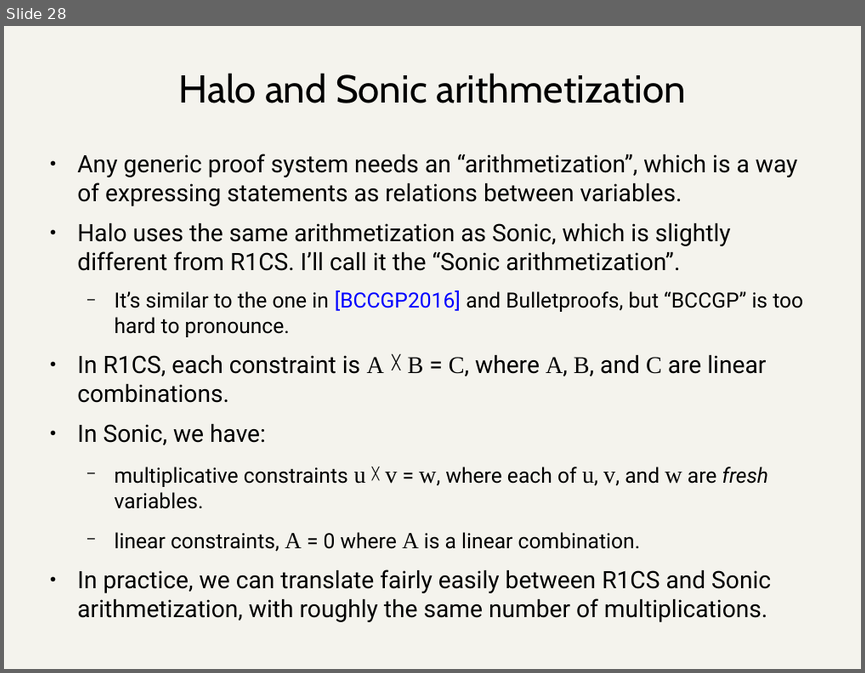
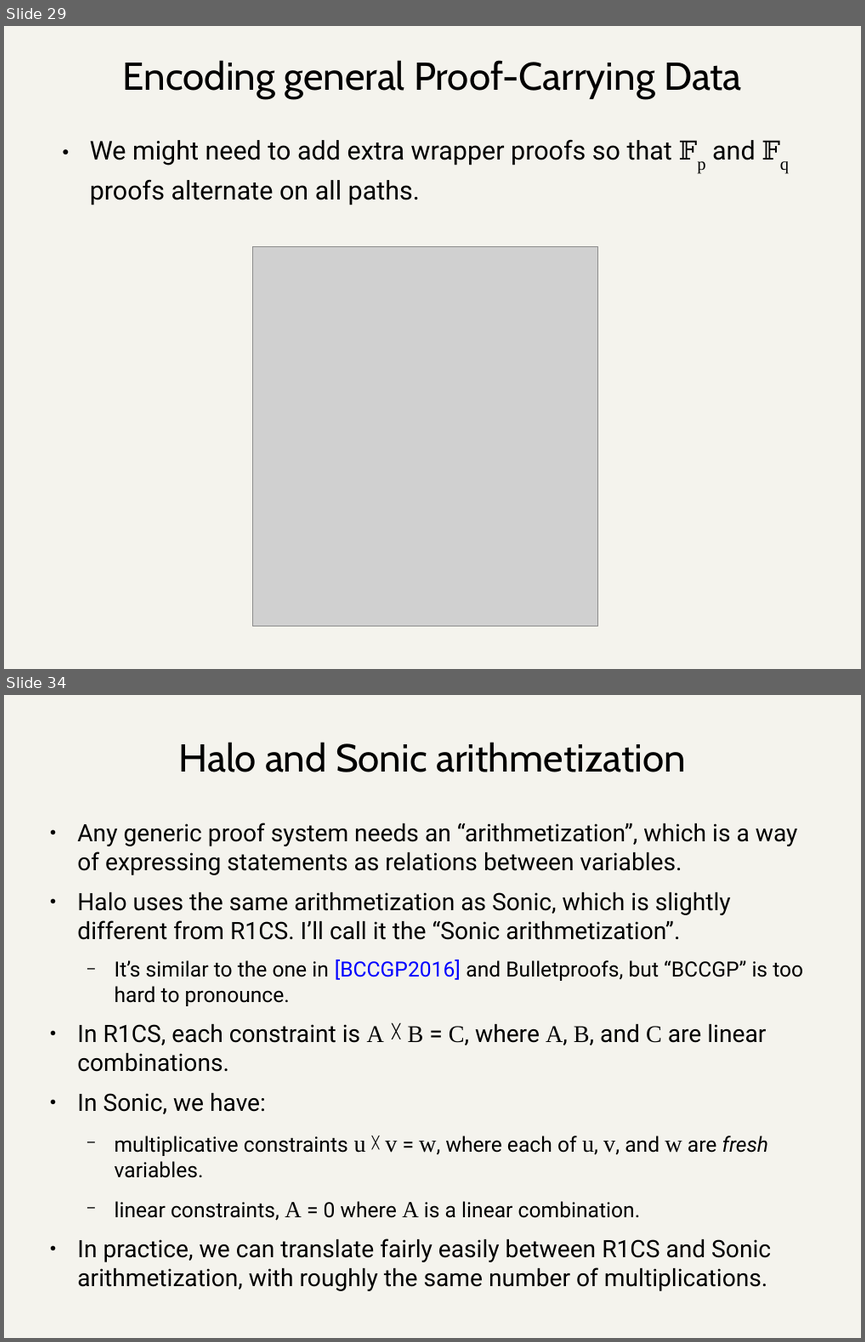
Before and after one commit to daira/halographs, a slide deck: halographs.odp. Shown one above the other, each under a label of ours: slide 28 before the commit, slides 29 and 34 after it; the slides between them are not shown. The pictures are 865x673 and 865x1342 pixels, drawn with LibreOffice and Linux fonts; fonts in the diff are those of the drawing; grey boxes stand for pictures. Boxes give left, top, right and bottom in pixels: in the first picture for what was removed or moved away, otherwise in the second. Text is boxed around its words. In the diff, an @@ line names an element or a change of style, - is before the commit and + after.

```diff
--- a/halographs.odp
+++ b/halographs.odp
@@ slide 29 added at (x1=4, y1=26, x2=861, y2=669), background #F4F3ED @@
@@ title added at (x1=123, y1=60, x2=742, y2=99), 36 pt, text #000000 @@
+Encoding general Proof-Carrying Data
@@ text added at (x1=90, y1=140, x2=755, y2=205), 24 pt, text #000000 @@
+● We might need to add extra wrapper proofs so that 𝔽p and 𝔽q proofs alternate on all paths.
@@ picture added at (x1=253, y1=246, x2=598, y2=625) @@
@@ what was slide 28 is now slide 34 @@
```
Also in this commit, not shown: 3 slides changed, 5 other slides added, 17 other files.
